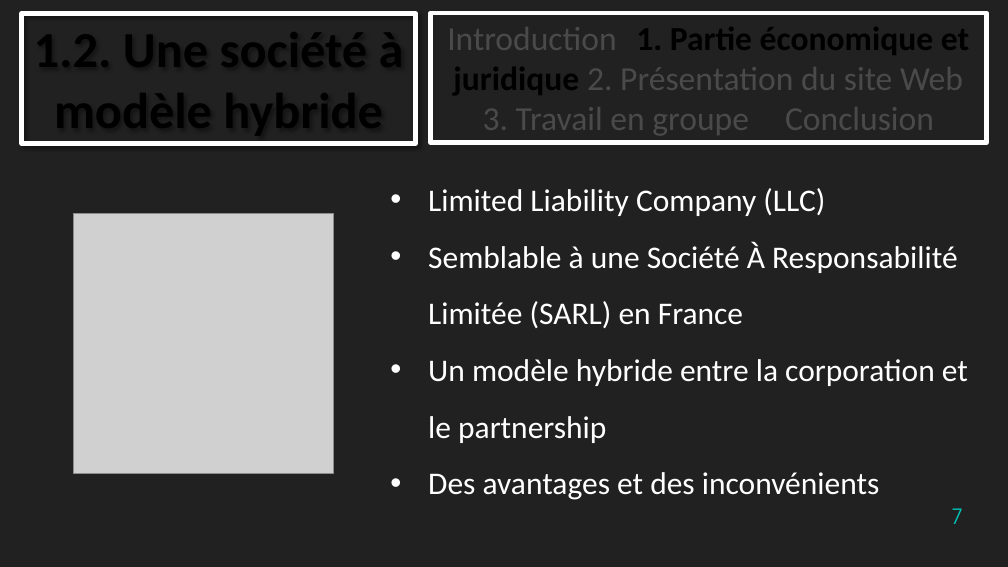
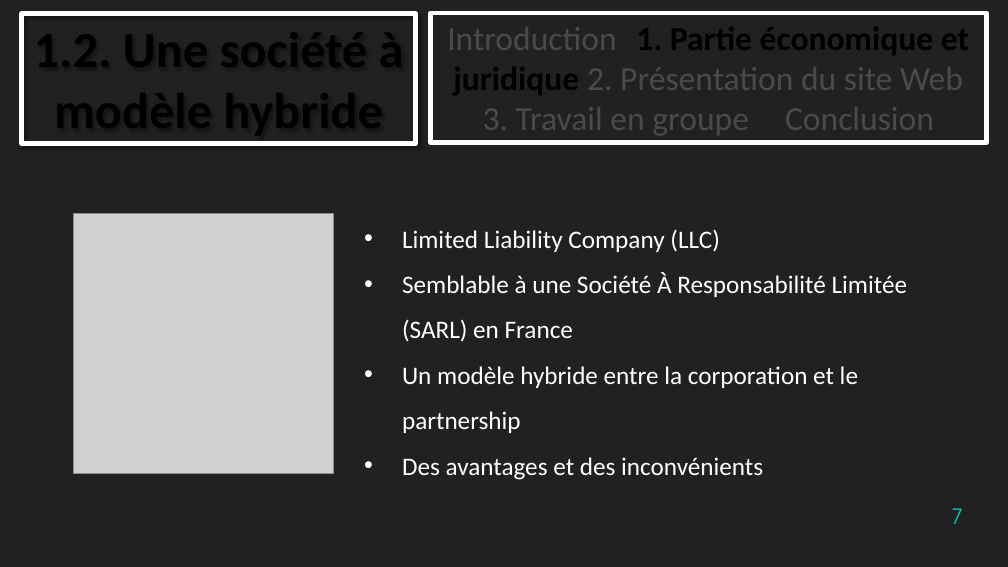
Before and after one commit to TheStaticTurtle/IUT_Website_TTI, a slide deck: slide 7 of Documents/Soutenance.pptx. Drawn at 1008x567 pixels with LibreOffice and Linux fonts; fonts in the diff are those of the drawing; grey boxes stand for pictures; background and template pictures are left out. Boxes give left, top, right and bottom in pixels: in the first picture for what was removed or moved away, otherwise in the second. Text is boxed around its words. In the diff, an @@ line names an element or a change of style, - is before the commit and + after.

```diff
--- a/Documents/Soutenance.pptx
+++ b/Documents/Soutenance.pptx
@@ text "Limited Liability Company (LLC)" moved from (x1=428, y1=188, x2=968, y2=500) to (x1=402, y1=229, x2=908, y2=480) @@
@@ text "Limited Liability Company (LLC)" at (x1=402, y1=229, x2=908, y2=480): size 30 to 24 pt @@
```
Also in this commit, not shown: 10 other slides changed, 1 slide added.
